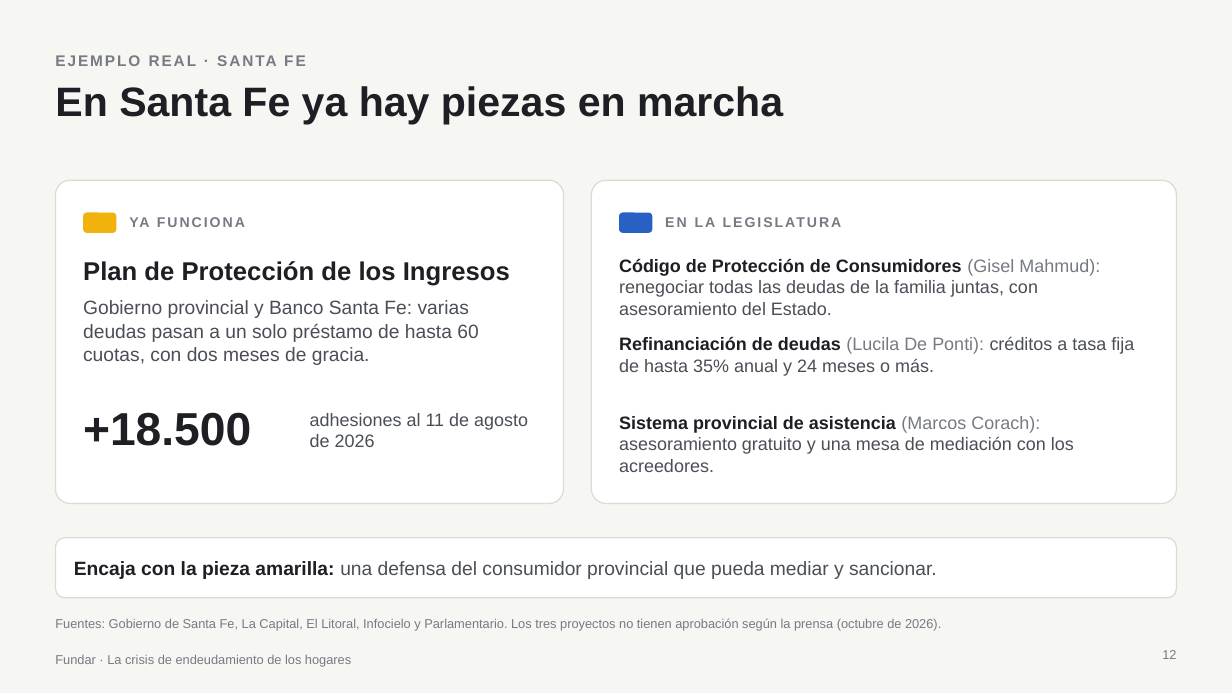
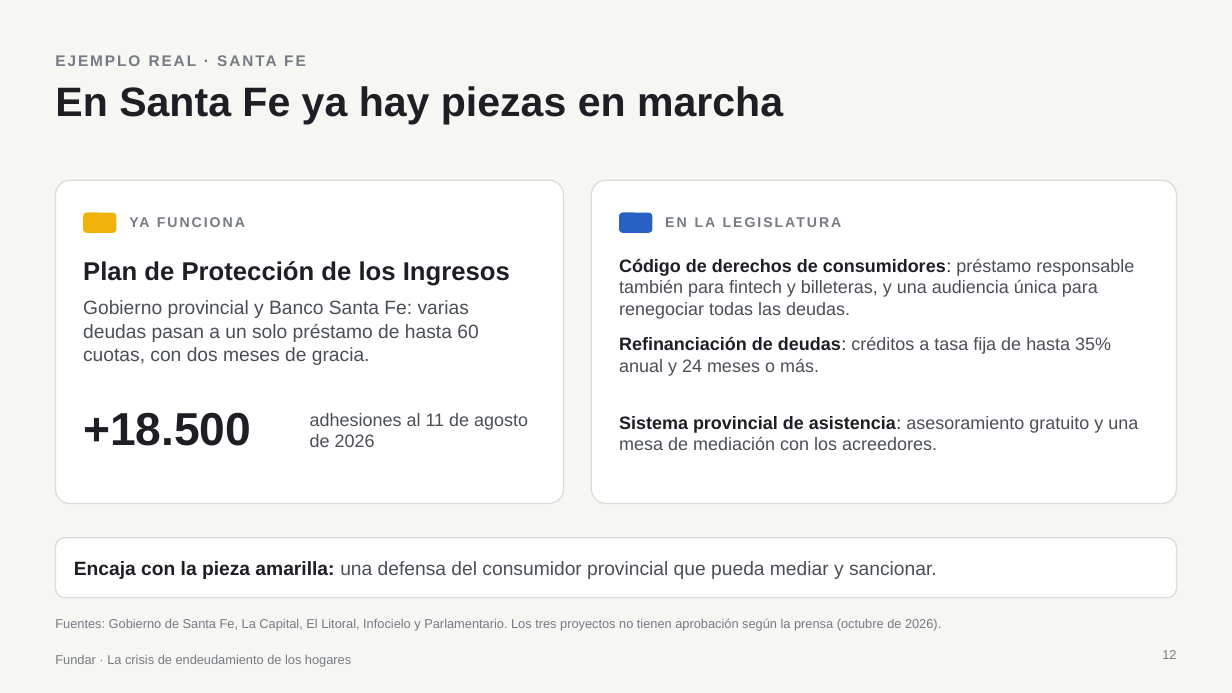
Before and after one commit to elibman36/precios-uber-aeropuertos, a slide deck: slide 12 of presentaciones/crisis_fundar_ladrillos.pptx. Drawn at 1232x693 pixels with LibreOffice and Linux fonts; fonts in the diff are those of the drawing. Boxes give left, top, right and bottom in pixels: in the first picture for what was removed or moved away, otherwise in the second. Text is boxed around its words. In the diff, an @@ line names an element or a change of style, - is before the commit and + after.

```diff
--- a/presentaciones/crisis_fundar_ladrillos.pptx
+++ b/presentaciones/crisis_fundar_ladrillos.pptx
@@ text at [619,258,1134,319]: text changed @@
-Código de Protección de Consumidores (Gisel Mahmud): renegociar todas las deudas de la familia juntas, con asesoramiento del Estado.
+Código de derechos de consumidores: préstamo responsable también para fintech y billeteras, y una audiencia única para renegociar todas las deudas.
@@ text at [619,336,1111,376]: text changed @@
-Refinanciación de deudas (Lucila De Ponti): créditos a tasa fija de hasta 35% anual y 24 meses o más.
+Refinanciación de deudas: créditos a tasa fija de hasta 35% anual y 24 meses o más.
@@ text at [619,416,1138,450]: text changed @@
-Sistema provincial de asistencia (Marcos Corach): asesoramiento gratuito y una mesa de mediación con los acreedores.
+Sistema provincial de asistencia: asesoramiento gratuito y una mesa de mediación con los acreedores.
```
Also in this commit, not shown: 2 other files.
